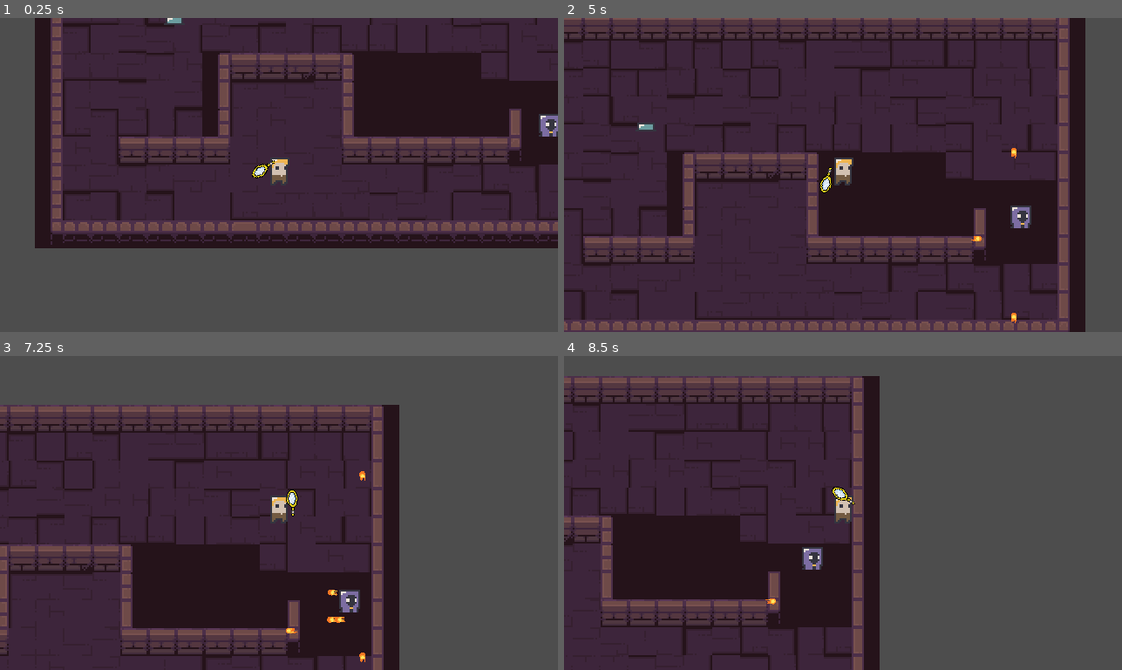
Above: before the commit, frames 1-4 (two rows, left to right).
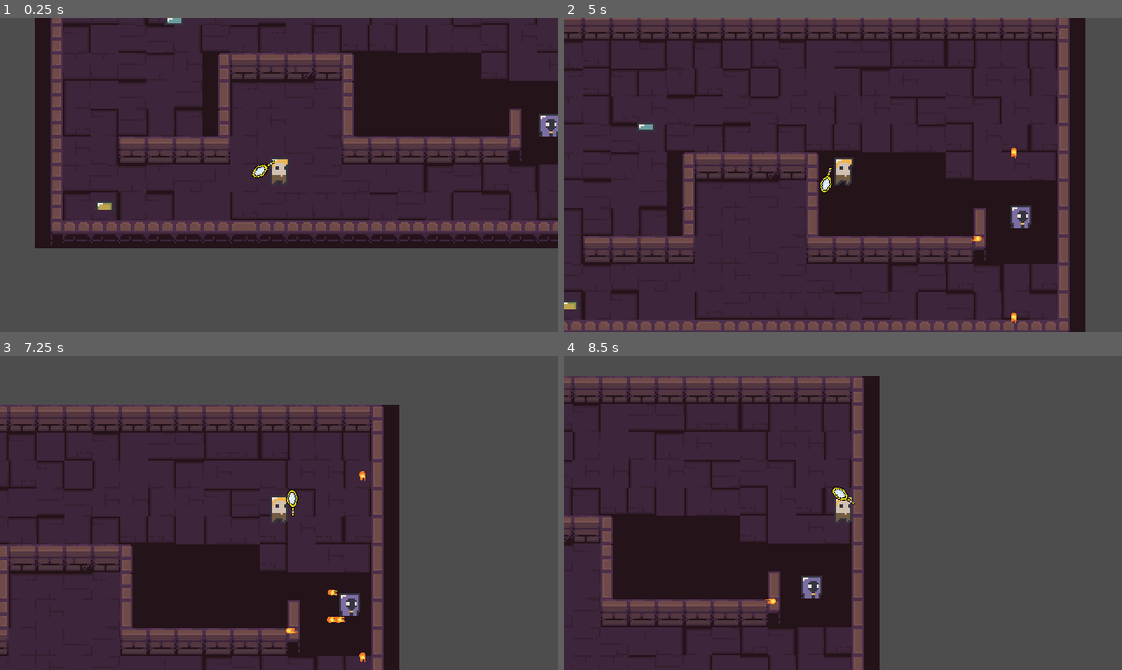
Above: after the commit, the same moments.

Repository: Z3BINI/mirror-attack
Game: Godot game, scene res://scenes/levels/test_level.tscn
Two runs of this game, one before a commit and one after it. Both use one fixed random seed, a clock stepped at 60 frames per second and the inputs below. The project has no main scene, so this scene is started directly.
Inputs (mouse positions are in pixels of both pictures, inside the frame that each line leads up to):
- Up to frame 1 (0.25 s): no input
- Up to frame 2 (5 s): tap Enter at 0.5 s; move the mouse to (965, 159) at 0.52 s; hold D (move_right) 0.53-1.28 s; tap F (dash) at 0.6, 2.1, 3.6 s; move the mouse to (731, 190) at 1.27 s; hold S (move_down) 1.28-2.03 s; tap Shift (sprint) at 1.35, 2.85, 4.35 s; tap Space at 2 s; move the mouse to (898, 105) at 2.02 s; hold D (move_right) 2.03-2.78 s; move the mouse to (815, 237) at 2.77 s; hold W (move_up) 2.78-3.53 s; move the mouse to (1010, 222) at 3.52 s; hold A (move_left) from 3.53 s (still down); move the mouse to (675, 127) at 4.27 s
- Up to frame 3 (7.25 s): move the mouse to (306, 513) at 5.02 s; release A (move_left) at 5.03 s; hold S (move_down) 5.03-5.78 s; tap F (dash) at 5.1, 6.6 s; move the mouse to (195, 434) at 5.77 s; hold D (move_right) 5.78-6.53 s; tap Shift (sprint) at 5.85 s; move the mouse to (401, 497) at 6.52 s; hold W (move_up) from 6.53 s (still down)
- Up to frame 4 (8.5 s): move the mouse to (731, 528) at 7.27 s; release W (move_up) at 7.28 s; hold D (move_right) 7.28-8.03 s; tap Shift (sprint) at 7.35 s; move the mouse to (898, 443) at 8.02 s; hold S (move_down) from 8.03 s (still down); tap F (dash) at 8.1 s

The runs differ from the first frame. In frame 1, less than 0.1% of the frame differs, in the area x 17-20%, y 58-62%; in frame 2, less than 0.1%; in frame 3, 0.2%; in frame 4, 0.5%, in the area x 42-47%, y 60-78%.

Commit message:
Testing third enemy type

Diff:
--- a/scenes/levels/test_level.tscn
+++ b/scenes/levels/test_level.tscn
@@ -1,9 +1,10 @@
-[gd_scene load_steps=5 format=3 uid="uid://rij7ej0q4exh"]
+[gd_scene load_steps=6 format=3 uid="uid://rij7ej0q4exh"]
 
 [ext_resource type="PackedScene" uid="uid://pyqf43y8il2l" path="res://scenes/tile_maps/dungeon_tile_map.tscn" id="1_ur2qj"]
 [ext_resource type="PackedScene" uid="uid://bl4wfwlb1kwnb" path="res://scenes/player/player.tscn" id="2_bf2re"]
 [ext_resource type="PackedScene" uid="uid://1du512wqwxn1" path="res://scenes/enemies/enemy.tscn" id="3_la4cg"]
 [ext_resource type="PackedScene" uid="uid://dryr8o4sbpub4" path="res://scenes/enemies/enemy_2.tscn" id="4_iqb1p"]
+[ext_resource type="PackedScene" uid="uid://eor44nhytt4i" path="res://scenes/enemies/enemy_3.tscn" id="5_fmgk5"]
 
 [node name="TestLevel" type="Node2D"]
 position = Vector2(0, 1)
@@ -20,3 +21,7 @@
 [node name="Enemy2" parent="." node_paths=PackedStringArray("PLAYER") instance=ExtResource("4_iqb1p")]
 position = Vector2(215, 64)
 PLAYER = NodePath("../Player")
+
+[node name="Enemy3" parent="." node_paths=PackedStringArray("PLAYER") instance=ExtResource("5_fmgk5")]
+position = Vector2(-40, 106)
+PLAYER = NodePath("../Player")
